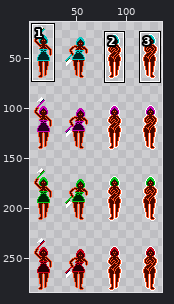
A sprite sheet gets an edit: Assets/Img/Pacman/Mulher/mulezinhaspritesheet.png. The picture above shows the old version from afar; the outline marks the close-up.
Close-up. Earlier state:
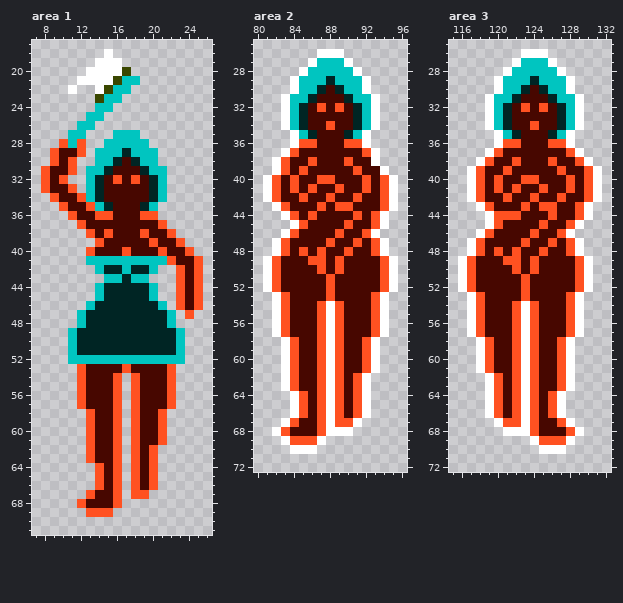
The file is 142x284 pixels. Shown: area 1: x 7..26, y 17..71; area 2: x 80..96, y 25..72; area 3: x 115..132, y 25..72. The wide view leaves out empty margins. The commit also changed other parts of the picture, which this record leaves out.
After:
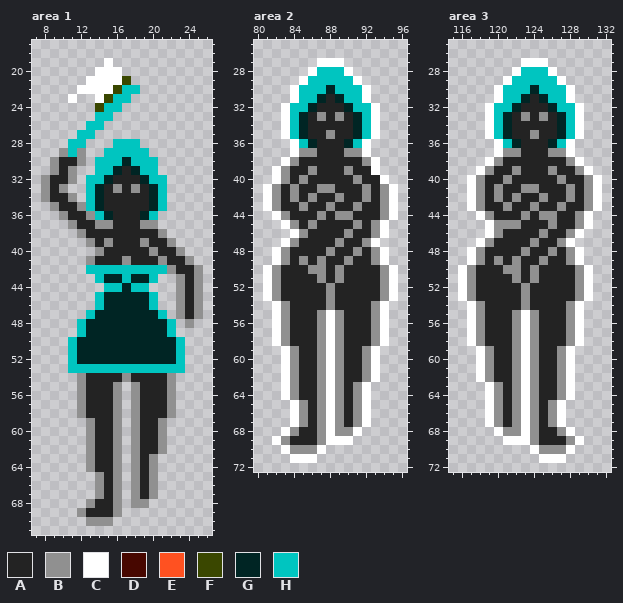
Palette (. is transparent): A #232323  B #909090  C #ffffff  D #470700  E #ff5121  F #3a4700  G #002524  H #00c5c0
The exact change:
Changed rows in their new state; - is an unchanged pixel.
Area 1:
first column x 8:
18 -------.----------
19 ------.-.---------
20 -----.---.--------
21 ----.---CF.-------
22 ---.CC-CF-H-------
23 ---C--CF-H--------
24 ------F-H---------
25 -----.-H----------
26 ----.-H-----------
27 ---.-H--...-------
28 --.-H--.---.------
29 -.BHB-.--H--.-----
30 -BAAB---HGH-------
31 .BAB-.-HGAGH-.----
32 BAAB--HGAAAGH-----
33 BAB.---ABABA------
34 BAAB.--AAAAA------
35 -BAABHGAAAAAGH----
36 --BAABHGAAAGH-----
37 ---BAABBAAABB.----
38 ----BAAAAAAAAB.---
39 -----BABAAABAAB.--
40 -----.BAAAAABAAB.-
41 -----BAAABAAABAAB.
42 -----H-HH-HH-HBAAB
43 ------HGGHGGH--BAB
44 ------.HH-HH.--BAB
45 ---------------BAB
46 -----.H-----H.-BAB
47 ----.H-------H.BAB
48 ----------------B-
49 ---.H---------H.--
52 ----GGGGGGGGGGG---
53 ---HHHHHHHHHHHHH--
54 ----BAAAABAAAAB---
55 ----BAAAB-BAAAB---
56 ----BAAAB-BAAAB---
57 ----BAAAB-BAAAB---
58 ----BAAAB-BAAAB---
59 -----BAAB-BAAB----
60 -----BAAB-BAAB----
61 -----BAAB-BAAB----
62 -----BAAB-BAAB----
63 -----BAAB-BAB-----
64 -----BAAB-BAB-----
65 ------BAB-BAB-----
66 ------BAB-BAB-----
67 -----.BAB-BAB-----
68 ----.BAAB-BB------
69 ----BAAAB---------
70 -----BBB----------
Area 2:
first column x 81:
26 ------...------
27 -----.CCC.-----
28 ----.C---C.----
29 ---.C--H--C.---
30 ------HGH------
31 --.C-HGAGH-C.--
32 ----HGAAAGH----
33 -----ABABA-----
34 -----AAAAA-----
35 --CHGAABAAGHC--
36 ----HGAAAGH----
37 --.CBBAAABBC.--
38 -.CBAAAAAAAB---
39 --BAABAAABAAC.-
40 .CBABAAAAABAAC.
41 -BABAABBAAABAB-
42 -BABABAABAABAB-
43 CBAABAABAABAAB-
44 -CBAAABABBAAABC
45 --CBABAAAABAB--
46 --.CBAAAABAABC-
47 -.CBAAAABAABC.-
48 --BAAAABAABAB--
49 .CBABABAABAABC.
50 -BAAABBABAAAAB-
51 -BAAAABABAAAAB-
52 -BAAAAABAAAAAB-
53 CBAAAAABAAAAABC
54 --BAAAABAAAAB--
55 --BAAAB-BAAAB--
56 --BAAAB-BAAAB--
57 --BAAAB-BAAAB--
58 -CBAAAB-BAAABC-
59 ---BAAB-BAAB---
60 ---BAAB-BAAB---
61 ---BAAB-BAAB---
62 ---BAAB-BAABC--
63 ---BAAB-BAB----
64 --CBAAB-BAB----
65 ----BAB-BAB----
66 ----BAB-BAB----
67 --.CBAB-BABC---
68 -.CBAAB-BBC----
69 -CBAAABCCC-----
70 --CBBBC--------
71 ---CCC---------
Area 3:
first column x 116:
26 -------...------
27 ------.CCC.-----
28 -----.C---C.----
29 ----.C--H--C.---
30 -------HGH------
31 ---.C-HGAGH-C.--
32 -----HGAAAGH----
33 ------ABABA-----
34 ------AAAAA-----
35 ---CHGAABAAGHC--
36 -----HGAAAGH----
37 ---.CBBAAABBC.--
38 --.CBAAAAAAABC.-
39 -.CBAABAAABAABC.
40 --BAABAAAAABAAB-
41 --BABAABBAAABAB-
42 --BABABAABAABAB-
43 -CBAABAABAABAABC
44 --CBAAABABBAAB--
45 ----BBBAAABAABC-
46 --.CBAAAABAABC--
47 -.CBAAAABAABC.--
48 --BAAAABAABAB---
49 .CBABABAABAABC.-
50 -BAAABBABAAAAB--
51 -BAAAABABAAAAB--
52 -BAAAAABAAAAAB--
53 CBAAAAABAAAAABC-
54 --BAAAABAAAAB---
55 --BAAAB-BAAAB---
56 --BAAAB-BAAAB---
57 --BAAAB-BAAAB---
58 -CBAAAB-BAAABC--
59 ---BAAB-BAAB----
60 ---BAAB-BAAB----
61 ---BAAB-BAAB----
62 --CBAAB-BAAB----
63 ----BAB-BAAB----
64 ----BAB-BAABC---
65 ----BAB-BAB-----
66 ----BAB-BAB-----
67 ---CBAB-BABC.---
68 ----CBB-BAABC.--
69 -----CCCBAAABC--
70 --------CBBBC---
71 ---------CCC----
Pixel boxes of the changes (left, top, right, bottom) in both close-ups:
changed: (41, 49, 203, 526)
changed: (263, 49, 398, 463)
changed: (458, 49, 602, 463)
